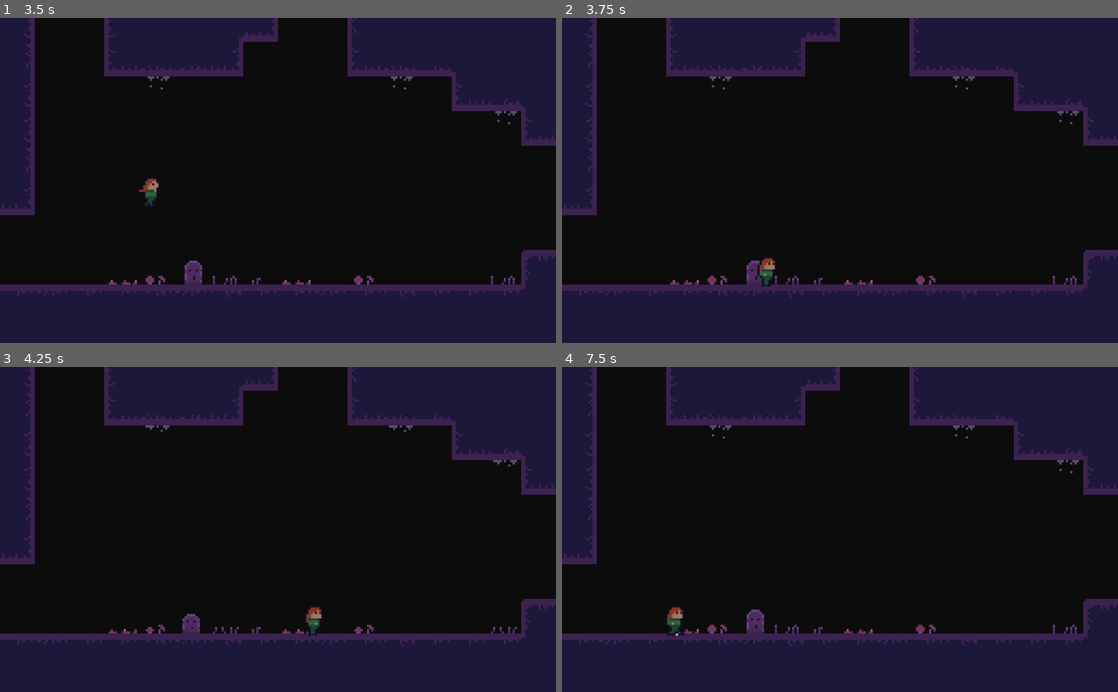
Above: before the commit, frames 1-4 (two rows, left to right).
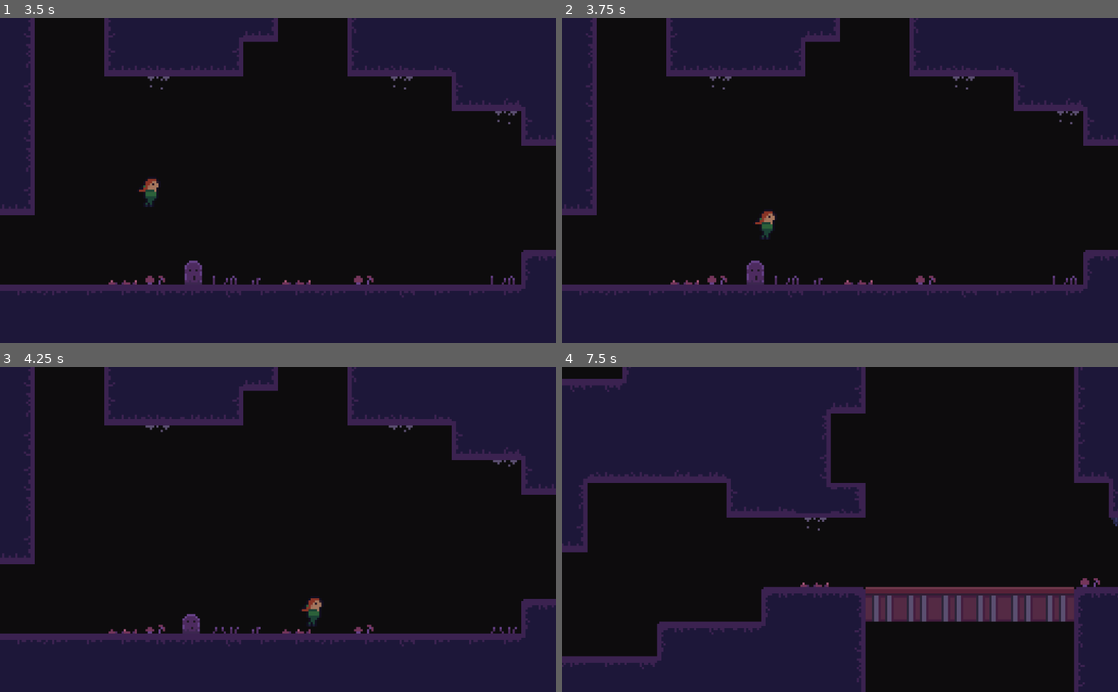
Above: after the commit, the same moments.

Repository: voidboxgames/escave
Game: Godot game, scene res://assets/scenes/Intro.tscn
Two runs of this game, one before a commit and one after it. Both use one fixed random seed, a clock stepped at 60 frames per second and the inputs below.
Inputs:
- Up to frame 1 (3.5 s): tap Enter (ui_accept) at 0.5, 1.25, 2 s; hold J (jump) 0.53-1.28 s; hold D (right) 0.53-2.03 s; tap K (dash) at 0.6, 1.55, 2.1, 2.85 s; tap J (jump) at 1.35, 1.52, 1.82, 3.02, 3.32 s; hold A (left) 2.03-2.78 s; hold J (jump) 2.03-2.78 s; hold D (right) from 2.78 s (still down)
- Up to frame 2 (3.75 s): keep holding D (right); hold J (jump) from 3.53 s (still down)
- Up to frame 3 (4.25 s): keep holding D (right); keep holding J (jump)
- Up to frame 4 (7.5 s): release D (right) at 4.28 s; release J (jump) at 4.28 s; hold A (left) 4.28-5.03 s; tap K (dash) at 4.35, 5.1, 6.05, 6.6, 7.35 s; tap J (jump) at 4.52, 4.82, 5.85, 6.02, 6.32 s; hold D (right) 5.03-5.78 s; hold J (jump) 5.03-5.78 s; hold A (left) 5.78-7.28 s; hold J (jump) 6.53-7.28 s; hold D (right) from 7.28 s (still down)

Frame 1 is identical in both runs. In frame 2, 0.4% of the frame differs, in the area x 34-39%, y 59-83%; in frame 3, 0.2%; in frame 4, 41%, in the area x 0-100%, y 0-100%.

Commit message:
add dash sound, fix state transistion bug

Diff:
--- a/assets/scenes/Player.tscn
+++ b/assets/scenes/Player.tscn
@@ -1,8 +1,9 @@
-[gd_scene load_steps=13 format=2]
+[gd_scene load_steps=14 format=2]
 
 [ext_resource path="res://assets/scripts/Player/Player.gd" type="Script" id=1]
 [ext_resource path="res://assets/sprites/beth-Sheet.png" type="Texture" id=2]
 [ext_resource path="res://assets/sounds/jump_2.wav" type="AudioStream" id=3]
+[ext_resource path="res://assets/sounds/dash_1.wav" type="AudioStream" id=4]
 [ext_resource path="res://assets/scripts/Player/PlayerStateMachine.gd" type="Script" id=5]
 [ext_resource path="res://assets/sprites/death-Sheet.png" type="Texture" id=6]
 
@@ -255,6 +256,9 @@
 [node name="Jump" type="AudioStreamPlayer" parent="PlayerStateMachine/Sounds"]
 stream = ExtResource( 3 )
 
+[node name="Dash" type="AudioStreamPlayer" parent="PlayerStateMachine/Sounds"]
+stream = ExtResource( 4 )
+
 [node name="AnimationPlayer" type="AnimationPlayer" parent="."]
 autoplay = "idle"
 anims/death = SubResource( 2 )
--- a/assets/scenes/Testworld.tscn
+++ b/assets/scenes/Testworld.tscn
@@ -442,6 +442,7 @@
 [node name="Player" parent="YSort" instance=ExtResource( 1 )]
 position = Vector2( -102.238, -57.7495 )
 max_dashes = 2
+can_jump = true
 
 [node name="gruond" type="TileMap" parent="YSort"]
 tile_set = SubResource( 35 )
--- a/assets/scripts/Player/PlayerStateMachine.gd
+++ b/assets/scripts/Player/PlayerStateMachine.gd
@@ -52,12 +52,14 @@
 		states.dash:
 			return null
 		states.idle:
+			if _dash_input():
+				return states.dash
 			if !parent.is_on_floor():
 				if parent.velocity.y < 0:
 					return states.jump
 				elif parent.velocity.y > 0:
 					return states.fall
-			elif parent.velocity.x != 0:
+			elif parent.direction.x != 0:
 				return states.run
 		states.run:
 			if _dash_input():
@@ -67,7 +69,7 @@
 					return states.jump
 				elif parent.velocity.y > 0:
 					return states.fall
-			elif parent.velocity.x < 1 and parent.velocity.x > -1:
+			elif parent.direction.x == 0:
 				return states.idle
 		states.jump:
 			if _dash_input():
@@ -103,6 +105,7 @@
 			if [states.run, states.idle].has(old_state):
 				coyote_timer.start()
 		states.dash:
+			$Sounds/Dash.play()
 			dash_timer.start()
 
 func _exit_state(old_state, new_state):
--- a/assets/scripts/StateMachine.gd
+++ b/assets/scripts/StateMachine.gd
@@ -13,7 +13,6 @@
 		_state_logic(delta)
 		var transition = _get_transition((delta))
 		if transition != null:
-			print(transition)
 			set_state(transition)
 
 func _state_logic(delta: float) -> void:
Not shown, added: assets/sounds/dash_1.wav.import
Not shown, added: assets/sounds/dash_1.wav
